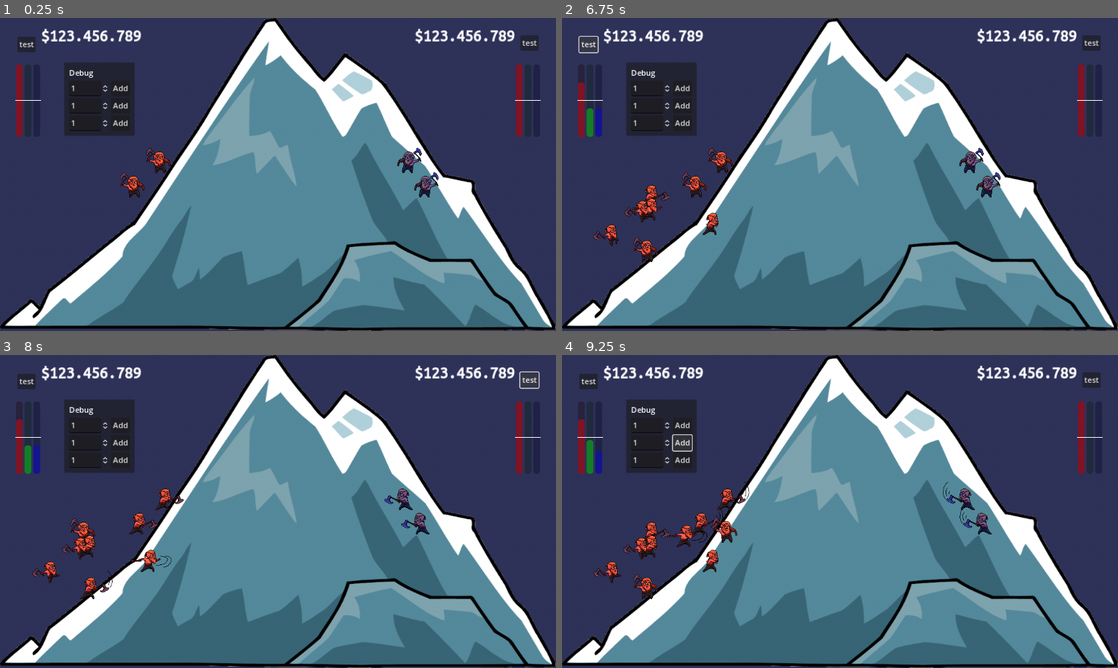
Above: before the commit, frames 1-4 (two rows, left to right).
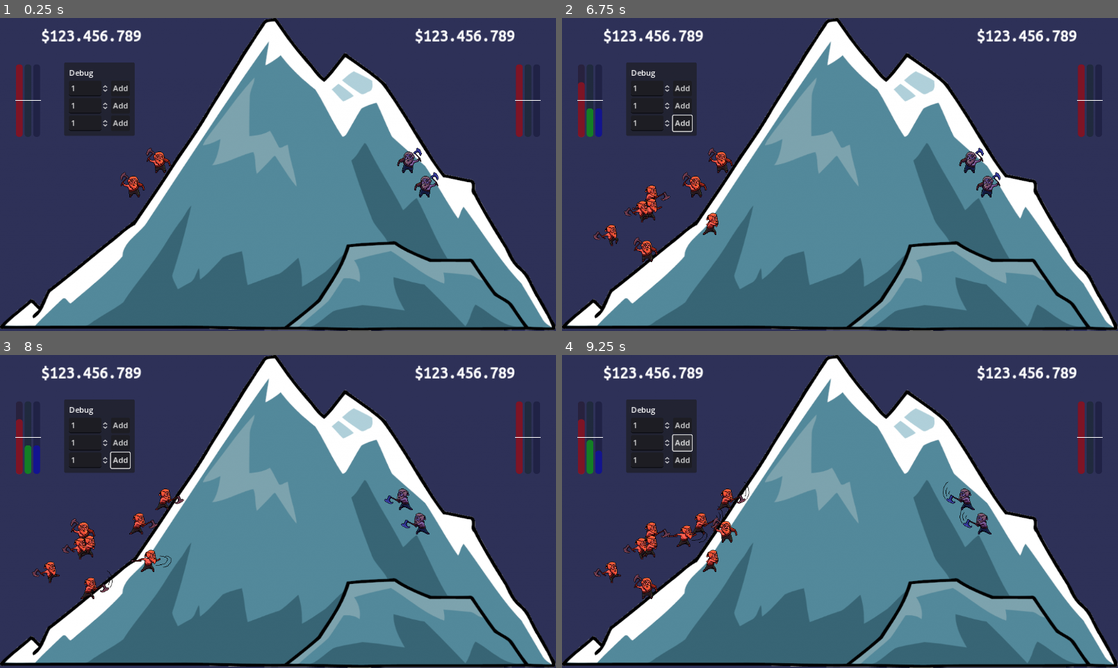
Above: after the commit, the same moments.

Repository: kwint/nfc-card-game
Game: Godot game, scene res://Scenes/Dashboard.tscn
The game is run twice, just before and just after one commit, with the same random seed, the same clock (stepped at 60 frames per second) and the same inputs.
Inputs (mouse positions are in pixels of both pictures, inside the frame that each line leads up to):
- Up to frame 1 (0.25 s): no input
- Up to frame 2 (6.75 s): click (589, 43) at 0.5 s, where only the run before the commit has a clickable "test"; click (1090, 43) at 1.25 s, where only the run before the commit has a clickable "test"; click "Add" at 2 s; click "Add" at 2.75 s; click "Add" at 3.5 s; click "Add" at 4.25 s; click "Add" at 5 s; click "Add" at 5.75 s; click (589, 43) at 6.5 s, where only the run before the commit has a clickable "test"
- Up to frame 3 (8 s): click (528, 380) at 7.25 s, where only the run before the commit has a clickable "test"
- Up to frame 4 (9.25 s): click "Add" at 8 s; click "Add" at 8.75 s

The runs differ from the first frame. In frame 1, 0.3% of the frame differs, in the area x 3-97%, y 5-11%; in frame 2, 0.3%; in frame 3, 0.3%; in frame 4, 0.3%.

Commit message:
Remove test buttons

Diff:
--- a/dashboard/Scenes/Dashboard.tscn
+++ b/dashboard/Scenes/Dashboard.tscn
@@ -190,24 +190,3 @@
 
 [node name="Camera2D" type="Camera2D" parent="."]
 anchor_mode = 0
-
-[node name="TestButtonLeft" type="Button" parent="."]
-offset_left = 36.0
-offset_top = 39.0
-offset_right = 74.0
-offset_bottom = 70.0
-text = "test"
-
-[node name="TestButtonRight" type="Button" parent="."]
-anchors_preset = 1
-anchor_left = 1.0
-anchor_right = 1.0
-offset_left = -74.0
-offset_top = 36.0
-offset_right = -36.0
-offset_bottom = 67.0
-grow_horizontal = 0
-text = "test"
-
-[connection signal="pressed" from="TestButtonLeft" to="MinersLeft" method="add_miner"]
-[connection signal="pressed" from="TestButtonRight" to="MinersRight" method="add_miner"]
